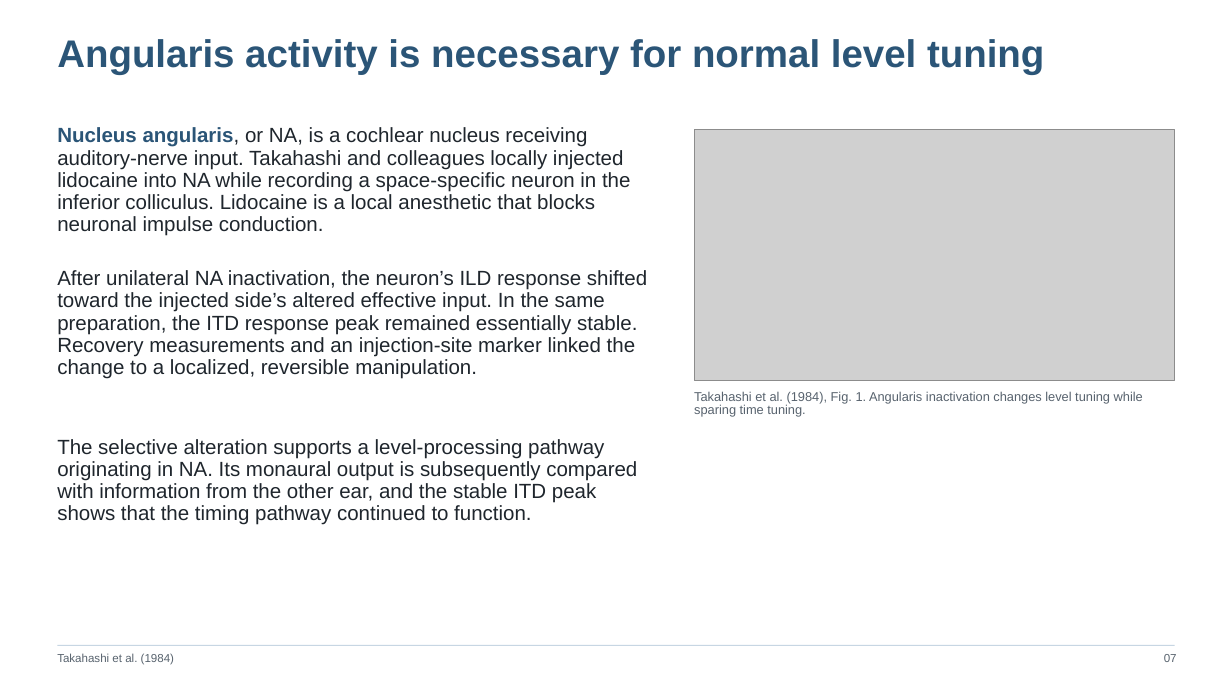
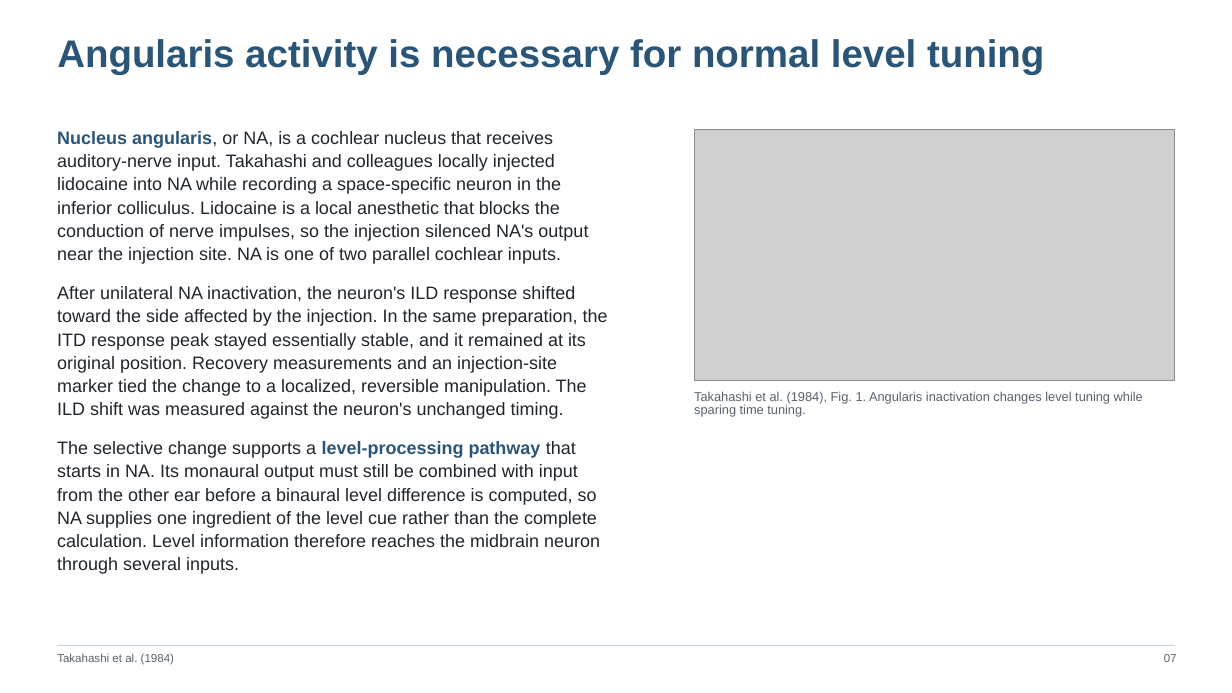
Before and after one commit to jordanxxlopez/NEUROETHOLOGY, a slide deck: slide 9 of scaffolded/Neuroethology_Lecture18_FA2026_SCAFFOLDED.pptx. Drawn at 1232x693 pixels with LibreOffice and Linux fonts; fonts in the diff are those of the drawing; grey boxes stand for pictures. Boxes give left, top, right and bottom in pixels: in the first picture for what was removed or moved away, otherwise in the second. Text is boxed around its words. In the diff, an @@ line names an element or a change of style, - is before the commit and + after.

```diff
--- a/scaffolded/Neuroethology_Lecture18_FA2026_SCAFFOLDED.pptx
+++ b/scaffolded/Neuroethology_Lecture18_FA2026_SCAFFOLDED.pptx
@@ text at (x1=57, y1=131, x2=608, y2=574): text changed; size 16 to 14 pt @@
-Nucleus angularis, or NA, is a cochlear nucleus receiving auditory-nerve input. Takahashi and colleagues locally injected lidocaine into NA while recording a space-specific neuron in the inferior colliculus. Lidocaine is a local anesthetic that blocks neuronal impulse conduction.
+Nucleus angularis, or NA, is a cochlear nucleus that receives auditory-nerve input. Takahashi and colleagues locally injected lidocaine into NA while recording a space-specific neuron in the inferior colliculus. Lidocaine is a local anesthetic that blocks the conduction of nerve impulses, so the injection silenced NA's output near the injection site. NA is one of two parallel cochlear inputs.
+After unilateral NA inactivation, the neuron's ILD response shifted toward the side affected by the injection. In the same preparation, the ITD response peak stayed essentially stable, and it remained at its original position. Recovery measurements and an injection-site marker tied the change to a localized, reversible manipulation. The ILD shift was measured against the neuron's unchanged timing.
+The selective change supports a level-processing pathway that starts in NA. Its monaural output must still be combined with input from the other ear before a binaural level difference is computed, so NA supplies one ingredient of the level cue rather than the complete calculation. Level information therefore reaches the midbrain neuron through several inputs.
@@ text removed at (x1=57, y1=270, x2=647, y2=379) @@
-After unilateral NA inactivation, the neuron’s ILD response shifted toward the injected side’s altered effective input. In the same preparation, the ITD response peak remained essentially stable. Recovery measurements and an injection-site marker linked the change to a localized, reversible manipulation.
@@ text removed at (x1=57, y1=439, x2=637, y2=525) @@
-The selective alteration supports a level-processing pathway originating in NA. Its monaural output is subsequently compared with information from the other ear, and the stable ITD peak shows that the timing pathway continued to function.
```
Also in this commit, not shown: 46 other slides changed, 11 slides added, 11 slides removed, 3 other files.
